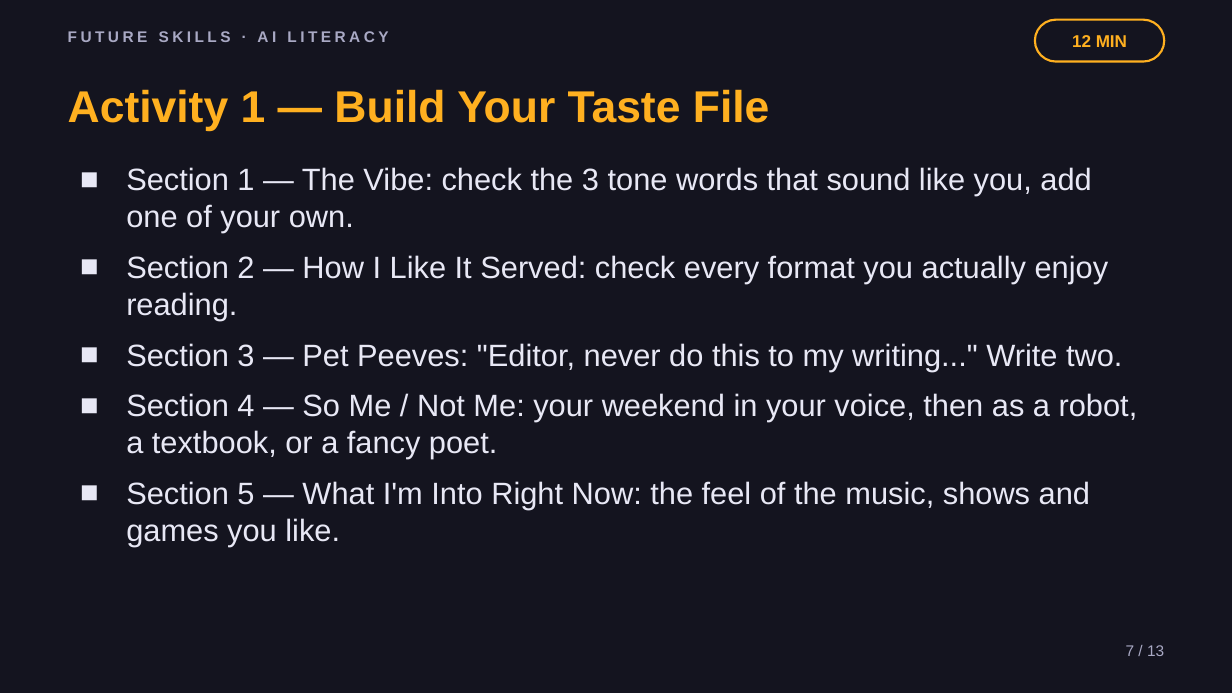
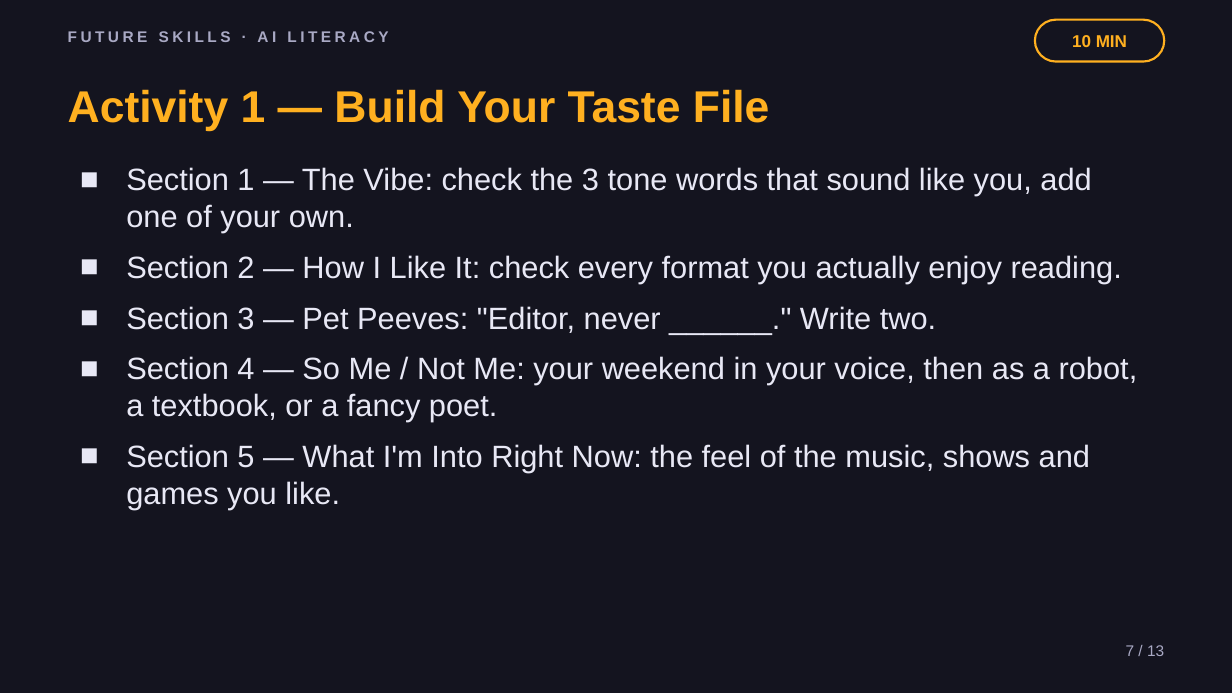
Before and after one commit to phiunit/tptphi, a slide deck: slide 7 of products/ai-taste-file/dist/Teach AI Your Taste - Slides.pptx. Drawn at 1232x693 pixels with LibreOffice and Linux fonts; fonts in the diff are those of the drawing. Boxes give left, top, right and bottom in pixels: in the first picture for what was removed or moved away, otherwise in the second. Text is boxed around its words. In the diff, an @@ line names an element or a change of style, - is before the commit and + after.

```diff
--- a/products/ai-taste-file/dist/Teach AI Your Taste - Slides.pptx
+++ b/products/ai-taste-file/dist/Teach AI Your Taste - Slides.pptx
@@ text at bbox=[1072, 35, 1127, 47]: text changed @@
-12 MIN
+10 MIN
@@ text at bbox=[126, 255, 1122, 333]: text changed @@
-■ Section 2 — How I Like It Served: check every format you actually enjoy reading.
-■ Section 3 — Pet Peeves: "Editor, never do this to my writing..." Write two.
+■ Section 2 — How I Like It: check every format you actually enjoy reading.
+■ Section 3 — Pet Peeves: "Editor, never ______." Write two.
```
Also in this commit, not shown: 7 other slides changed, 31 other files.
